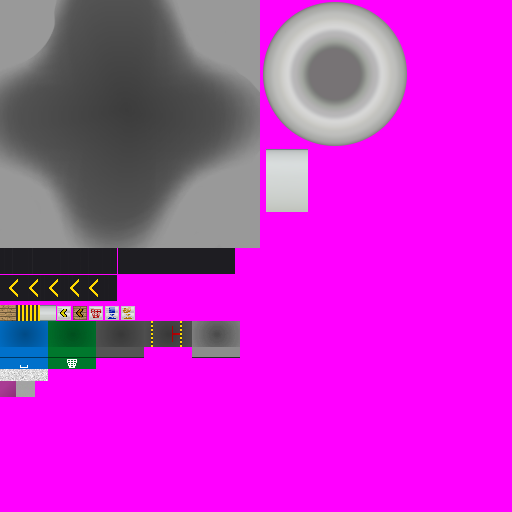
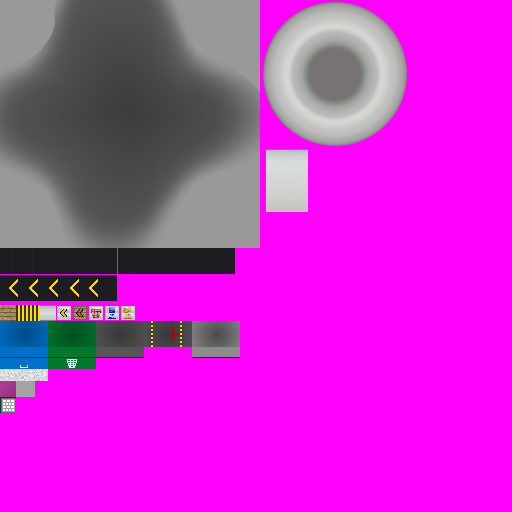
The second 512 x 512 image is a revision of the first. Changes to its layers:
painted on "Base" over [0, 397, 16, 413]
